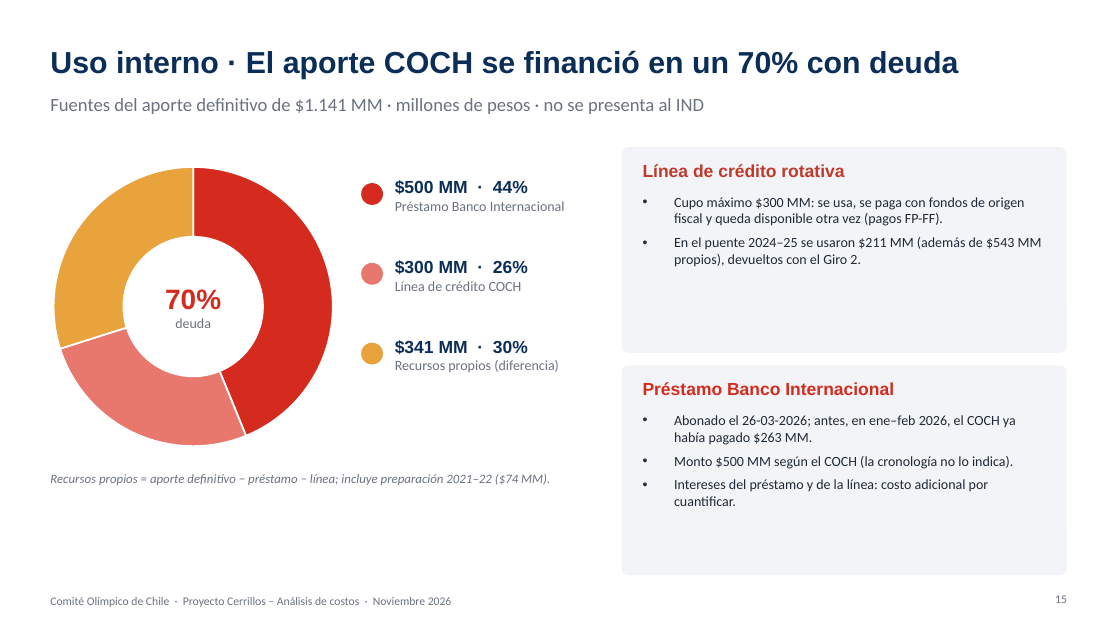
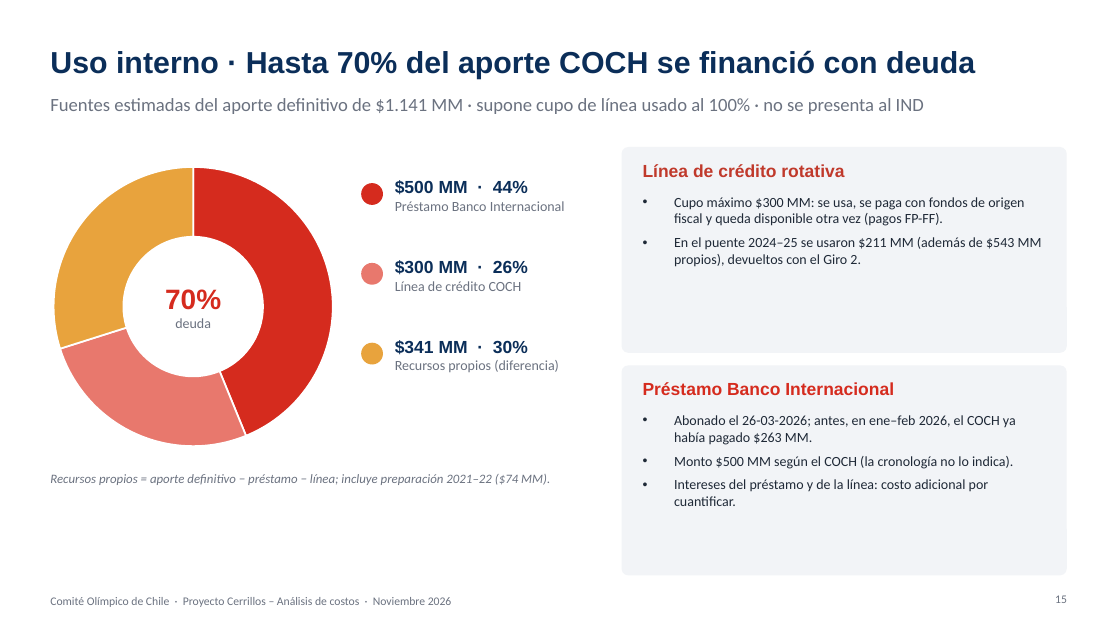
Before and after one commit to mmujicaa-prog/grit-test-app, a slide deck: slide 15 of entregables/Cerrillos_Aporte_COCH_interno.pptx. Drawn at 1120x630 pixels with LibreOffice and Linux fonts; fonts in the diff are those of the drawing; background and template pictures are left out. Boxes give left, top, right and bottom in pixels: in the first picture for what was removed or moved away, otherwise in the second. Text is boxed around its words. In the diff, an @@ line names an element or a change of style, - is before the commit and + after.

```diff
--- a/entregables/Cerrillos_Aporte_COCH_interno.pptx
+++ b/entregables/Cerrillos_Aporte_COCH_interno.pptx
@@ title at (50,50,975,79): text changed @@
-Uso interno · El aporte COCH se financió en un 70% con deuda
+Uso interno · Hasta 70% del aporte COCH se financió con deuda
@@ text at (50,98,924,114): text changed @@
-Fuentes del aporte definitivo de $1.141 MM · millones de pesos · no se presenta al IND
+Fuentes estimadas del aporte definitivo de $1.141 MM · supone cupo de línea usado al 100% · no se presenta al IND
```
Also in this commit, not shown: 6 other slides changed, 1 other file.
